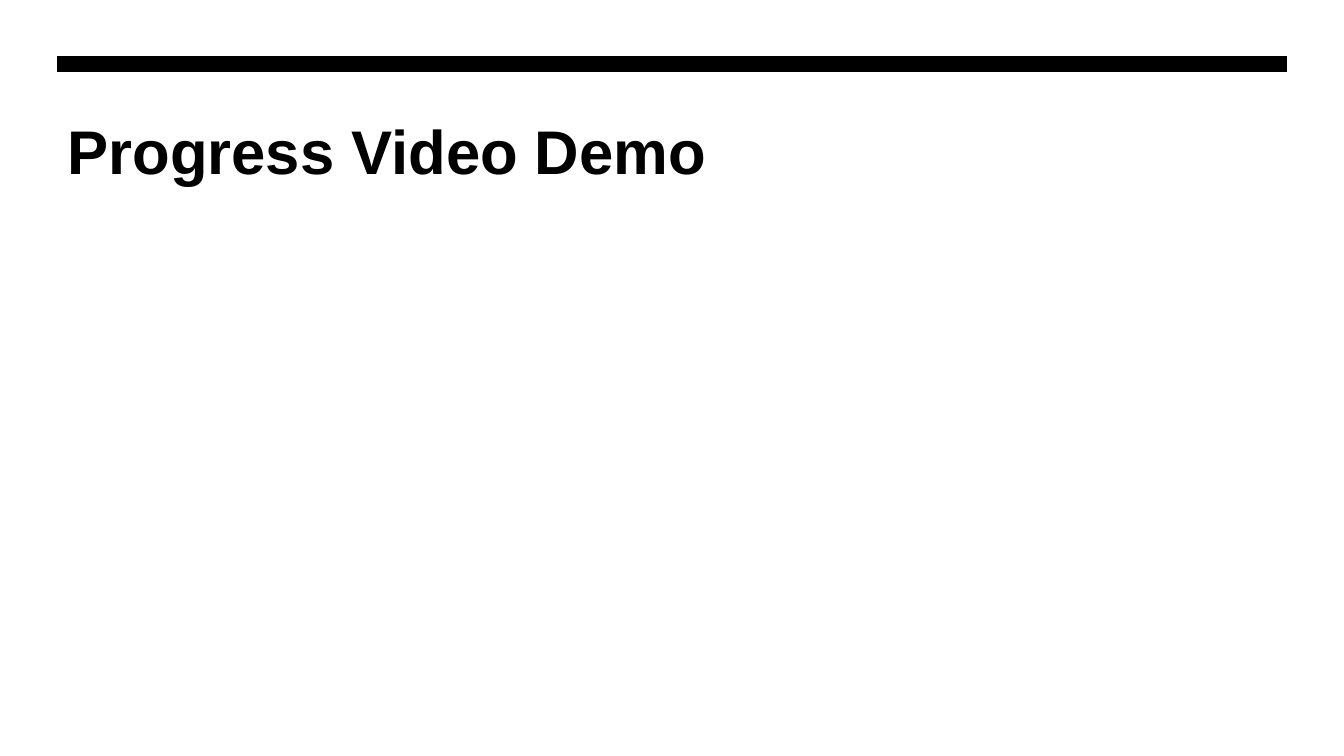
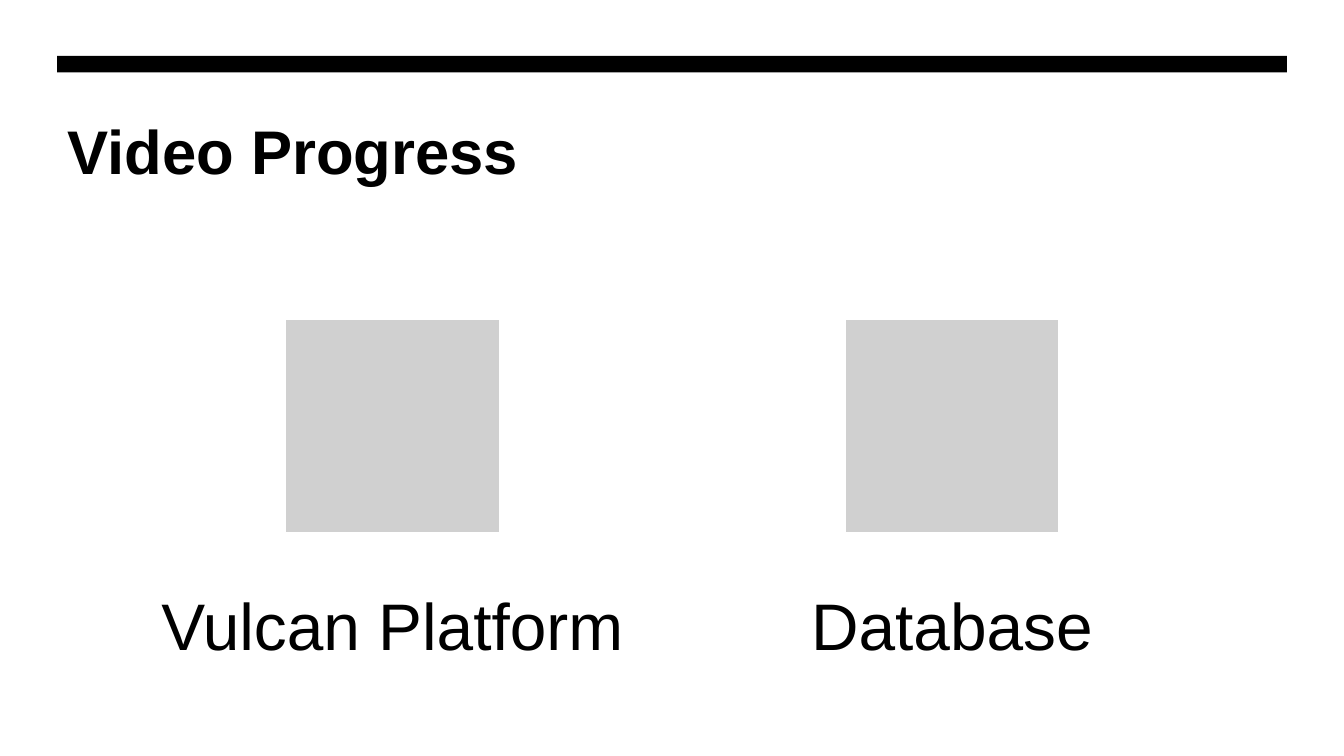
Before and after one commit to jjdeuce06/VulcanActivityTracker, a slide deck: slide 4 of Documentation/Weekly Report/week4/CMSC-4920-Group2-Week4.pptx. Drawn at 1344x756 pixels with LibreOffice and Linux fonts; fonts in the diff are those of the drawing; grey boxes stand for pictures. Boxes give left, top, right and bottom in pixels: in the first picture for what was removed or moved away, otherwise in the second. Text is boxed around its words. In the diff, an @@ line names an element or a change of style, - is before the commit and + after.

Commit message:
revise

```diff
--- a/Documentation/Weekly Report/week4/CMSC-4920-Group2-Week4.pptx
+++ b/Documentation/Weekly Report/week4/CMSC-4920-Group2-Week4.pptx
@@ rectangle added at [0,0,1344,756], fill #FFFFFF @@
@@ title at [68,129,518,186]: text changed @@
-Progress Video Demo
+Video Progress
@@ group added at [161,320,1093,651]: 2 pictures, 2 texts @@
+Vulcan Platform
+Database
```
